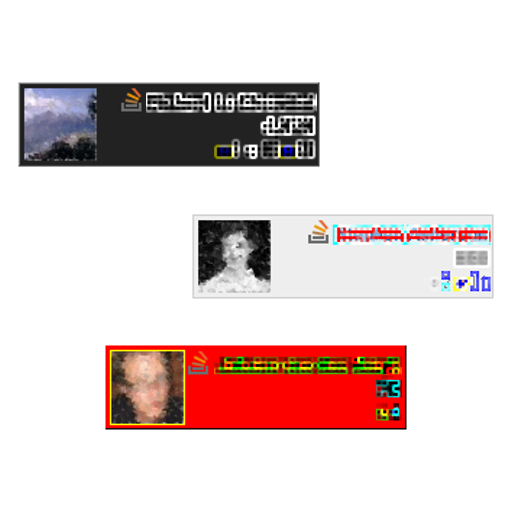
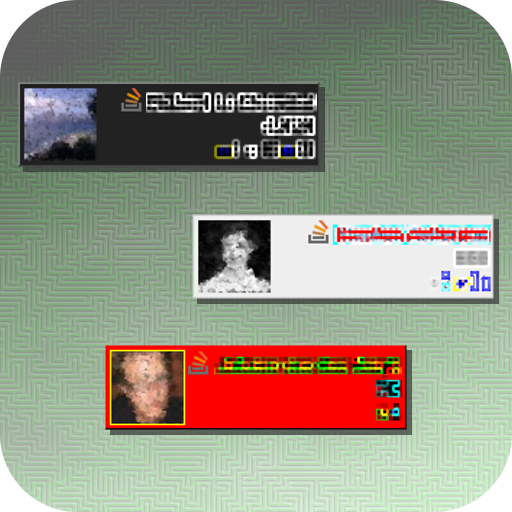
Two versions of the same layered image (512x512). Layer-by-layer changes:
added layer "drop shadow" (69%) above "background" over [22, 86, 500, 436]
added layer "background" (63%) above "Layer" over [0, 0, 512, 512]
